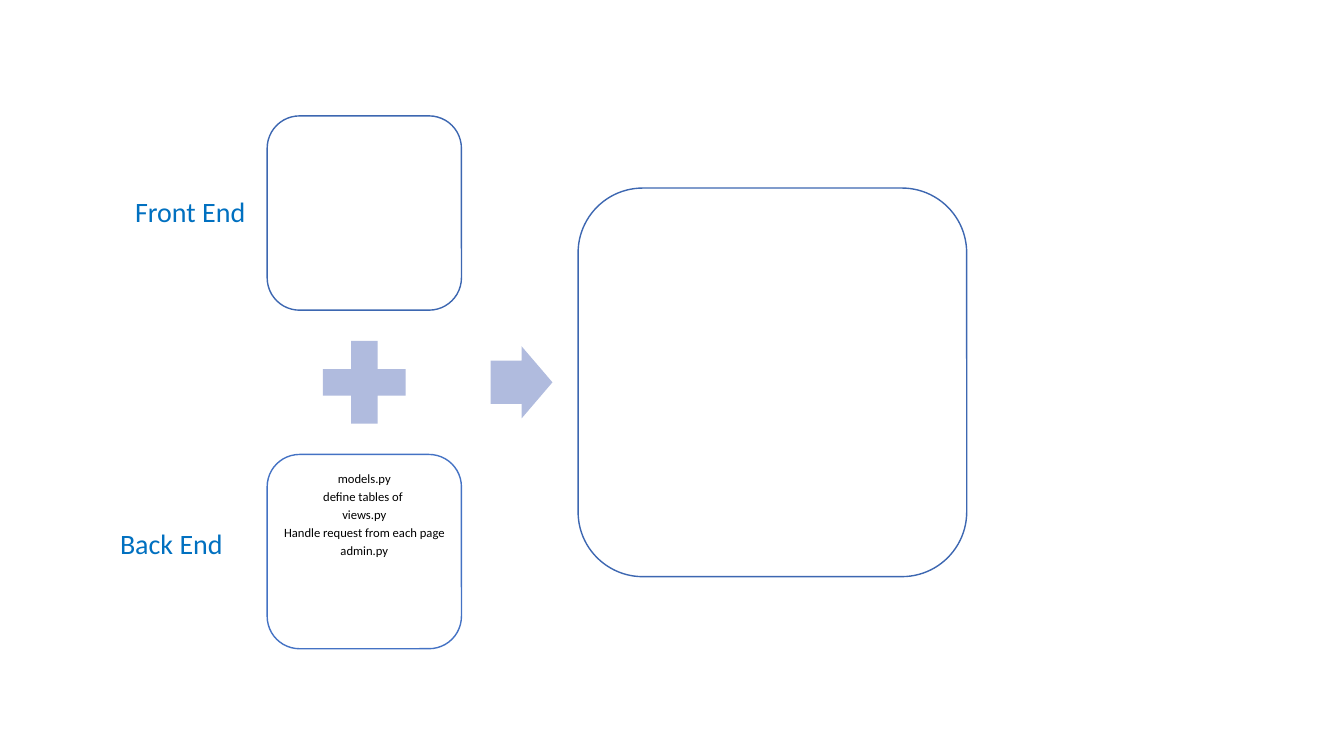
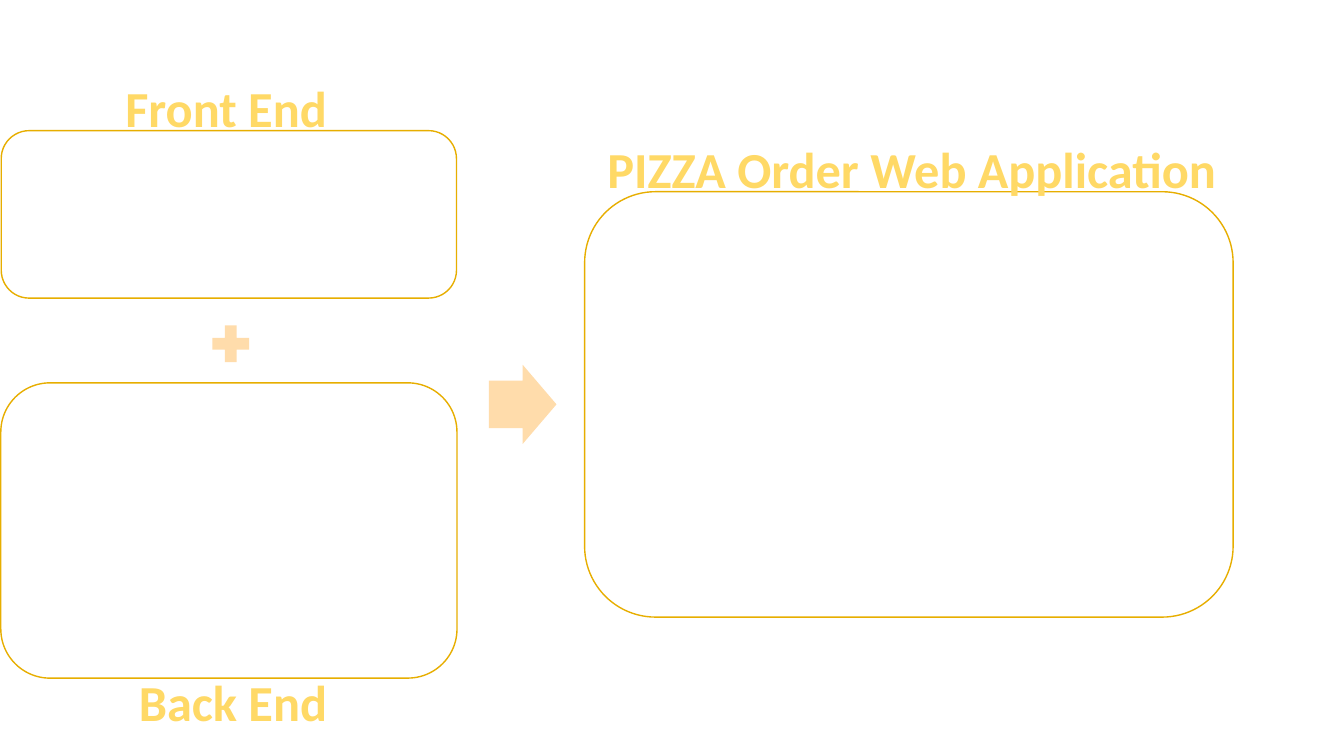
Before and after one commit to YJZFlora/Pizza-Order-Application, a slide deck: slide 1 of Presentation1.pptx. Drawn at 1344x756 pixels with LibreOffice and Linux fonts; fonts in the diff are those of the drawing. Boxes give left, top, right and bottom in pixels: in the first picture for what was removed or moved away, otherwise in the second. Text is boxed around its words. In the diff, an @@ line names an element or a change of style, - is before the commit and + after.

```diff
--- a/Presentation1.pptx
+++ b/Presentation1.pptx
@@ text "Front End" moved from (x1=135, y1=202, x2=245, y2=223) to (x1=125, y1=91, x2=327, y2=132) @@
@@ text "Front End" at (x1=125, y1=91, x2=327, y2=132): size 20 to 36 pt, text colour #0070C0 to gradient #FFC000 to #FFD966 to #FFF2CC, letter outline none to #FFC000 1 pt, bold on @@
@@ text added at (x1=607, y1=152, x2=1216, y2=199), 36 pt, text gradient #FFC000 to #FFD966 to #FFF2CC, bold @@
+PIZZA Order Web Application
@@ group removed at (x1=267, y1=116, x2=968, y2=649): 3 rounded rectangles, 1 plus sign, 1 text @@
-models.py
-define tables of
-views.py
-Handle request from each page
-admin.py
@@ group added at (x1=1, y1=131, x2=1233, y2=679): 3 rounded rectangles, 1 plus sign @@
@@ right arrow resized from (x1=491, y1=346, x2=553, y2=418) to (x1=489, y1=365, x2=557, y2=444) @@
@@ right arrow at (x1=489, y1=365, x2=557, y2=444): fill #B0BCDE to #FFDCAB @@
@@ text "Back End" at (x1=139, y1=685, x2=327, y2=722): size 20 to 36 pt, text colour #0070C0 to gradient #FFC000 to #FFD966 to #FFF2CC, letter outline none to #FFC000 1 pt, bold on @@
@@ text "Back End" moved from (x1=120, y1=534, x2=223, y2=554) to (x1=139, y1=685, x2=327, y2=722) @@
```
Also in this commit, not shown: 2 other files.
